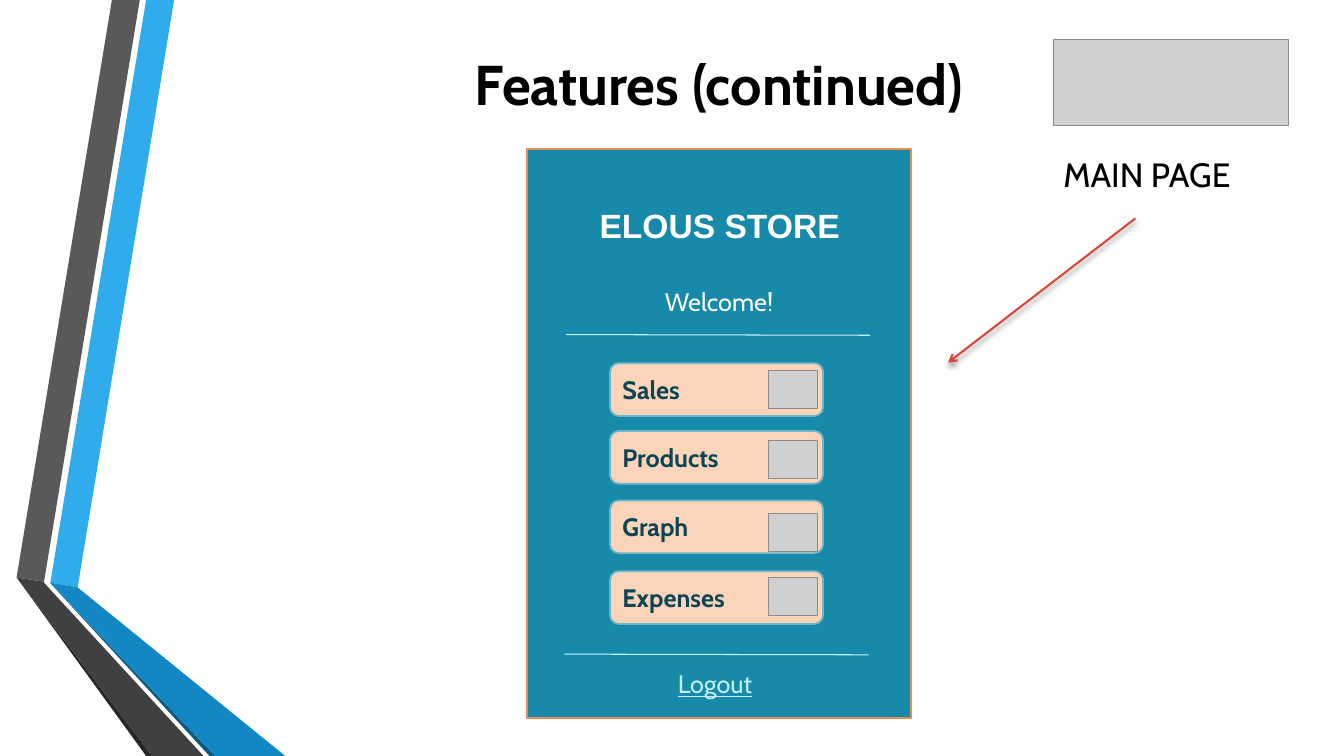
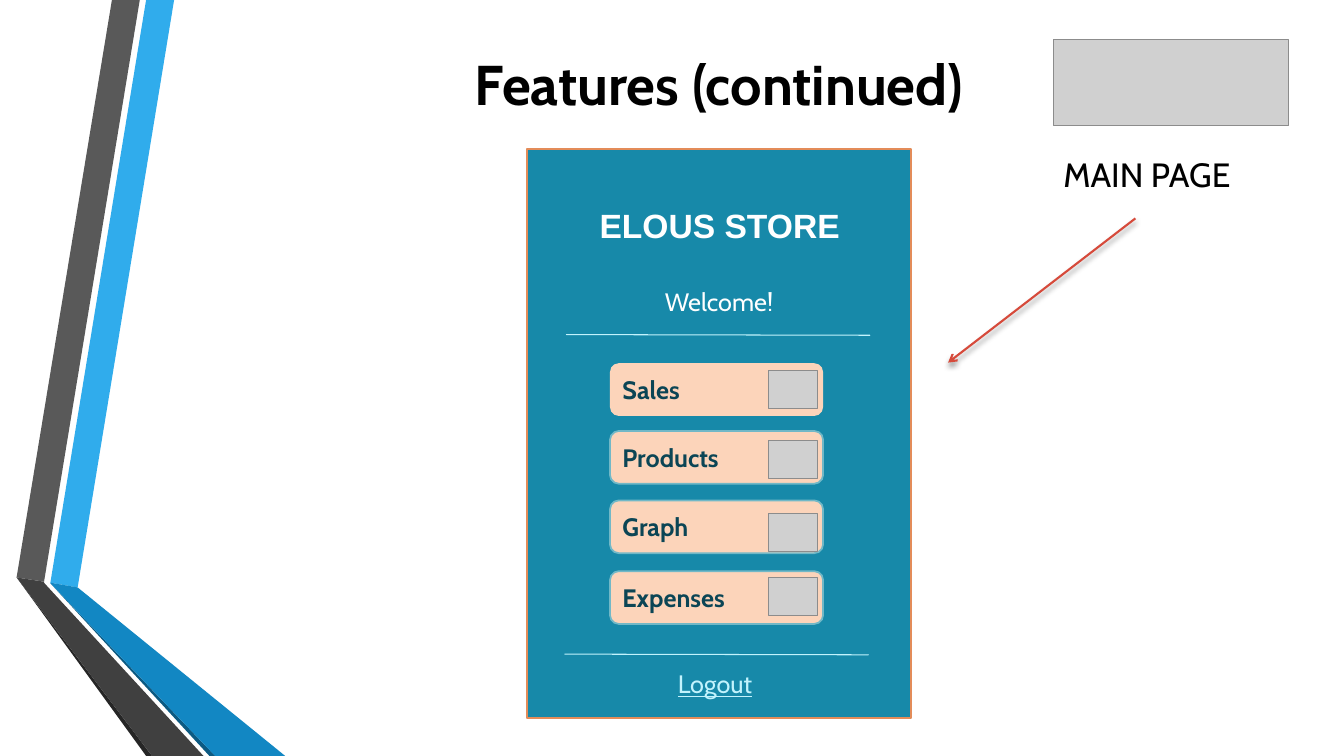
Before and after one commit to jgtadeo/Project--MOBAPPL, a slide deck: slide 7 of Mobile Application.pptx. Drawn at 1344x756 pixels with LibreOffice and Linux fonts; fonts in the diff are those of the drawing; grey boxes stand for pictures; background and template pictures are left out. Boxes give left, top, right and bottom in pixels: in the first picture for what was removed or moved away, otherwise in the second. Text is boxed around its words. In the diff, an @@ line names an element or a change of style, - is before the commit and + after.

Commit message:
minor edit

```diff
--- a/Mobile Application.pptx
+++ b/Mobile Application.pptx
@@ rounded rectangle "Sales" at bbox=[610, 363, 823, 415]: outline #71B8C7 1.25 pt to none @@
```
